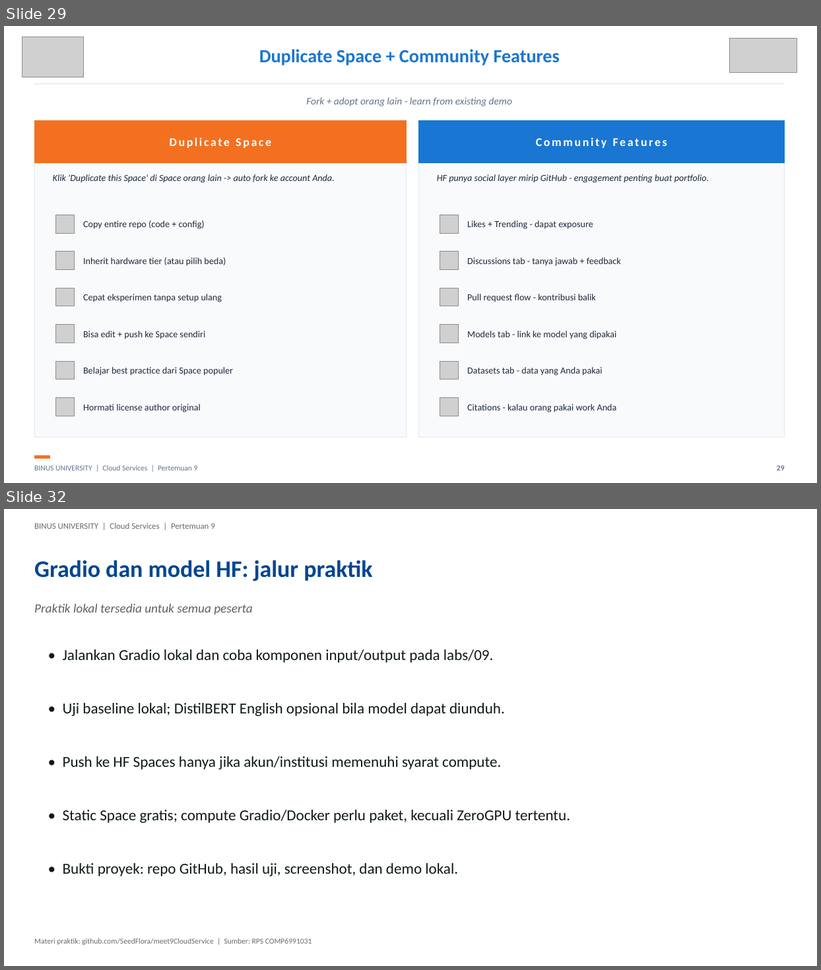
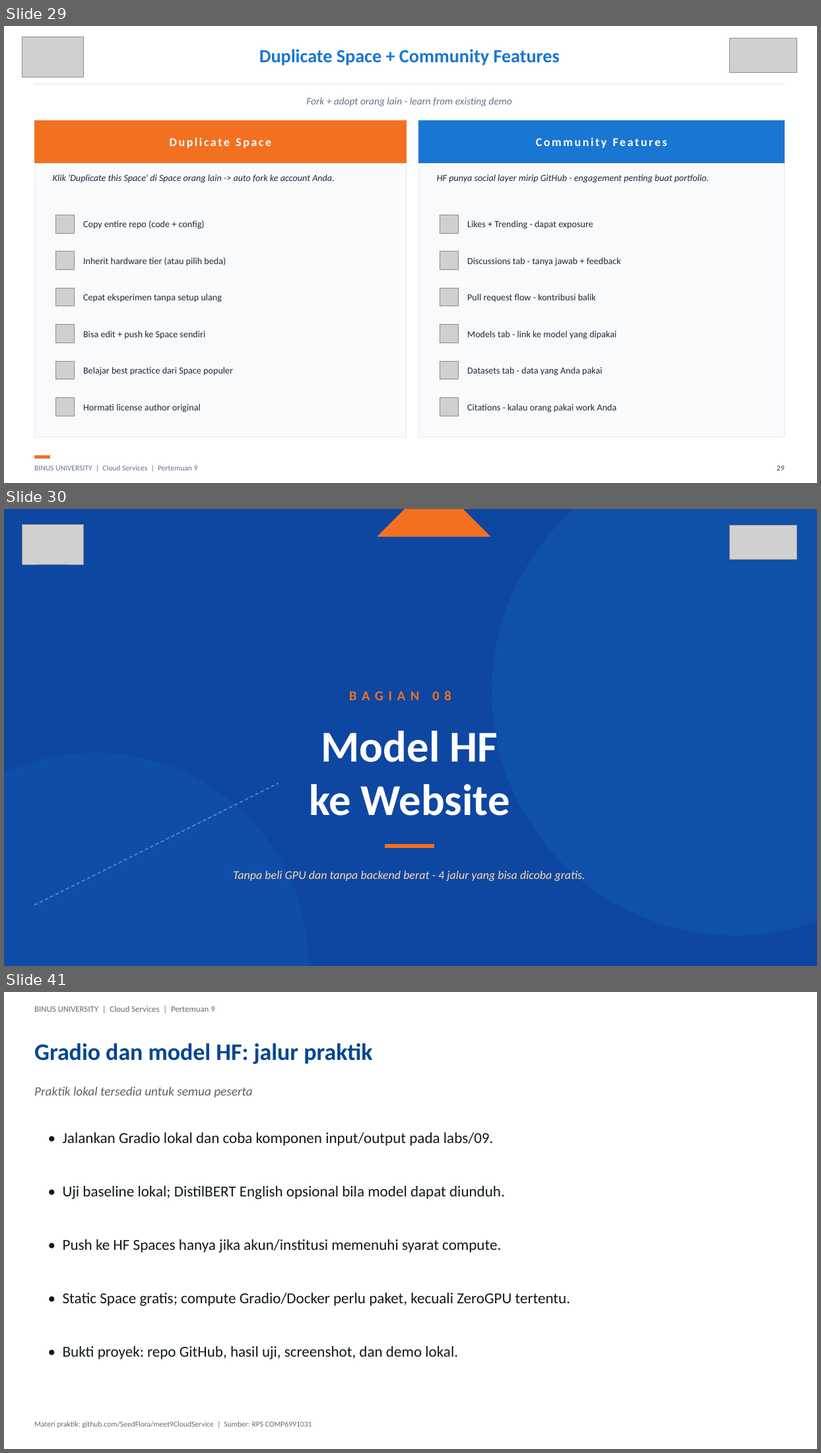
Before and after one commit to SeedFlora/meet9CloudService, a slide deck: slides/Teori_Pertemuan_09.pptx. Shown one above the other, each under a label of ours: slides 29 and 32 before the commit, slides 29, 30 and 41 after it; the slides between them are not shown. The pictures are 821x970 and 821x1453 pixels, drawn with LibreOffice and Linux fonts; fonts in the diff are those of the drawing; grey boxes stand for pictures. Boxes give left, top, right and bottom in pixels: in the first picture for what was removed or moved away, otherwise in the second. Text is boxed around its words. In the diff, an @@ line names an element or a change of style, - is before the commit and + after.

```diff
--- a/slides/Teori_Pertemuan_09.pptx
+++ b/slides/Teori_Pertemuan_09.pptx
@@ slide 30 added at box(4, 509, 817, 966), background #0D47A1 @@
@@ picture added at box(22, 524, 83, 564) @@
@@ right triangle added at box(378, 509, 490, 593), fill #F37021, outline #F37021 1 pt @@
@@ ellipse added at box(428, 512, 433, 517), fill #F37021, outline #F37021 1 pt @@
@@ ellipse added at box(442, 512, 446, 517), fill #F37021, outline #F37021 1 pt @@
@@ ellipse added at box(455, 512, 459, 517), fill #F37021, outline #F37021 1 pt @@
@@ ellipse added at box(492, 509, 817, 936), fill #1976D2 at 20% opacity @@
@@ picture added at box(730, 525, 797, 560) @@
@@ text added at box(349, 691, 451, 700), 16 pt, text #F37021, bold @@
+BAGIAN 08
@@ text added at box(309, 731, 510, 816), 52 pt, text #FFFFFF, bold @@
+Model HF
+ke Website
@@ ellipse added at box(4, 753, 309, 966), fill #1565C0 at 25% opacity @@
@@ line added from (34, 906) to (279, 784), #FFFFFF 1 pt dashed @@
@@ rectangle added at box(385, 844, 434, 848), fill #F37021, outline #F37021 1 pt @@
@@ text added at box(233, 871, 585, 881), 14 pt, text #FED7AA, italic @@
+Tanpa beli GPU dan tanpa backend berat - 4 jalur yang bisa dicoba gratis.
@@ what was slide 32 is now slide 41 @@
```
Also in this commit, not shown: 5 slides changed, 8 other slides added, 4 other files.
